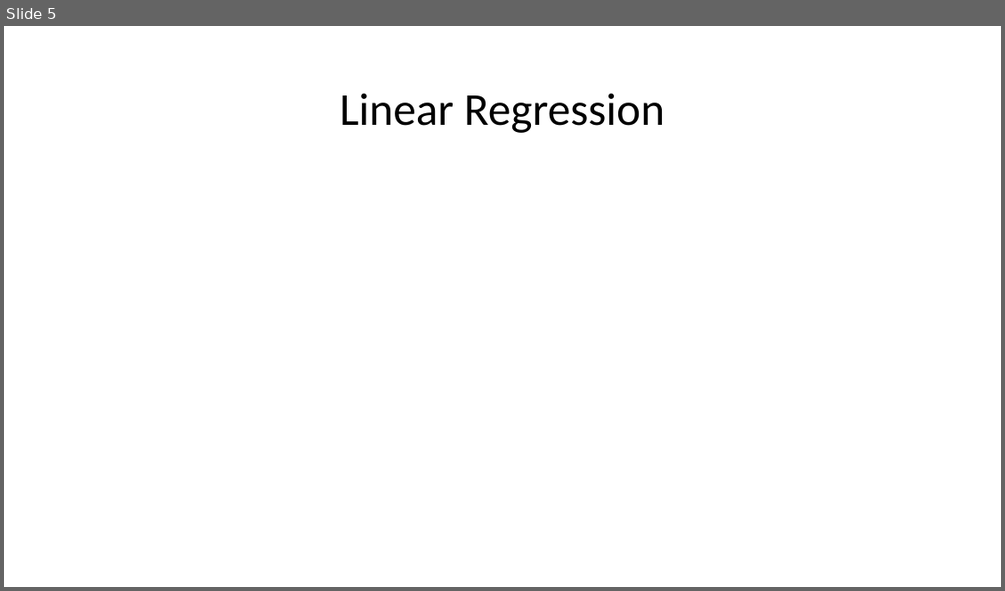
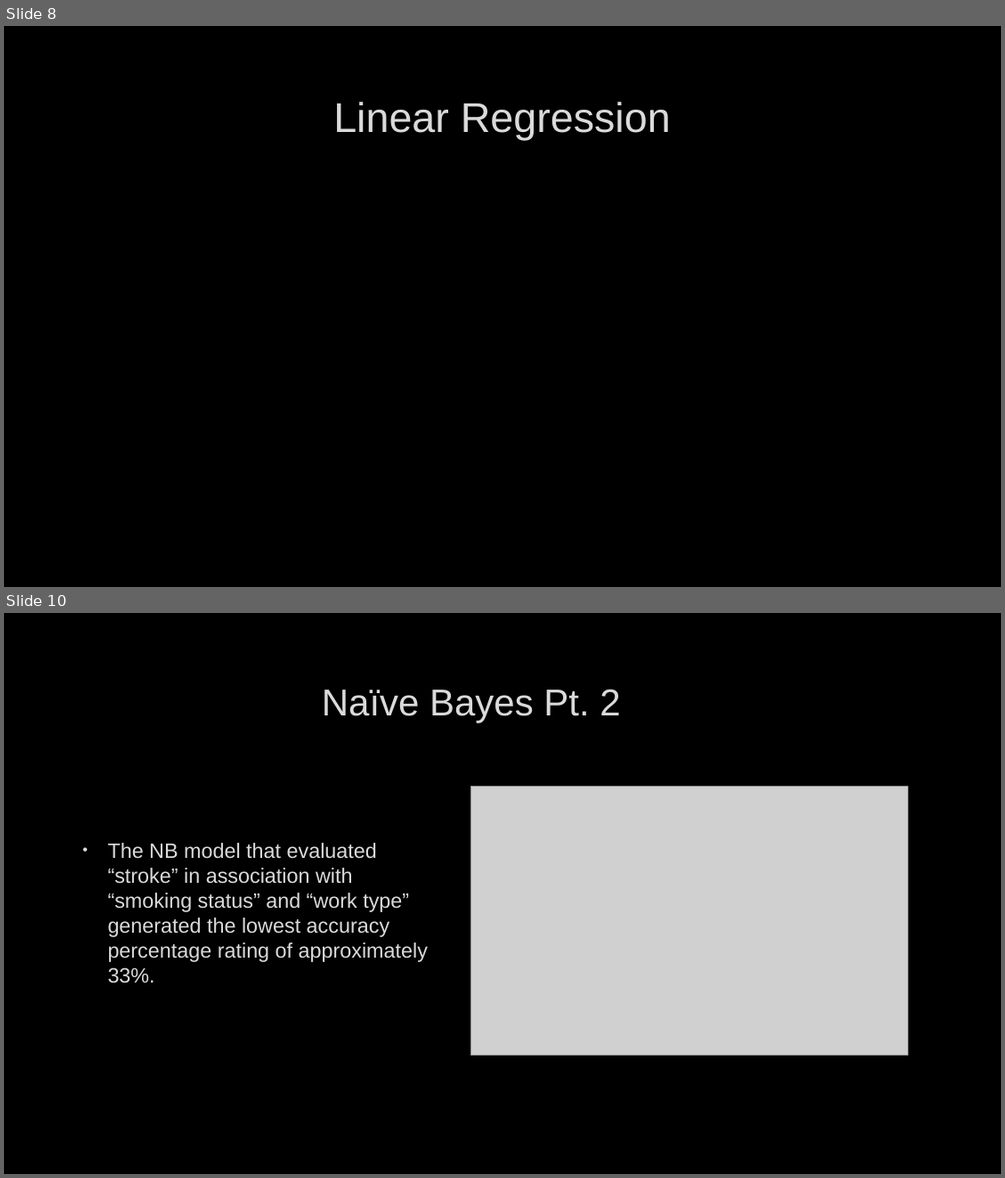
Before and after one commit to hunterblum/Data-Mining-G4, a slide deck: Stroke Dataset Presentation.pptx. Shown one above the other, each under a label of ours: slide 5 before the commit, slides 8 and 10 after it; the slides between them are not shown. The pictures are 1005x591 and 1005x1178 pixels, drawn with LibreOffice and Linux fonts; fonts in the diff are those of the drawing; grey boxes stand for pictures; background and template pictures are left out. Boxes give left, top, right and bottom in pixels: in the first picture for what was removed or moved away, otherwise in the second. Text is boxed around its words. In the diff, an @@ line names an element or a change of style, - is before the commit and + after.

```diff
--- a/Stroke Dataset Presentation.pptx
+++ b/Stroke Dataset Presentation.pptx
@@ slide 10 added at [4,613,1001,1174], background picture (left out) @@
@@ title added at [322,689,620,723], 36 pt, text #DADADA @@
+Naïve Bayes Pt. 2
@@ picture added at [471,786,907,1055] @@
@@ text added at [108,843,428,983], 20 pt, text #DADADA @@
+• The NB model that evaluated “stroke” in association with “smoking status” and “work type” generated the lowest accuracy percentage rating of approximately 33%.
@@ what was slide 5 is now slide 8 @@
@@ slide 8 changed as well @@
@@ background #FFFFFF to picture (left out) @@
@@ title "Linear Regression": place and size @@
-title "Linear Regression" at [340,93,664,133]
+title "Linear Regression" at [333,102,671,140]
@@ title "Linear Regression" at [333,102,671,140]: size 44 to 40 pt, font Calibri to Arial, text colour #000000 to #DADADA, letter outline none to #404040 0.75 pt; line spacing 0.9 to 1 @@
```
Also in this commit, not shown: 2 other slides changed, 16 other slides added, 12 slides removed.
